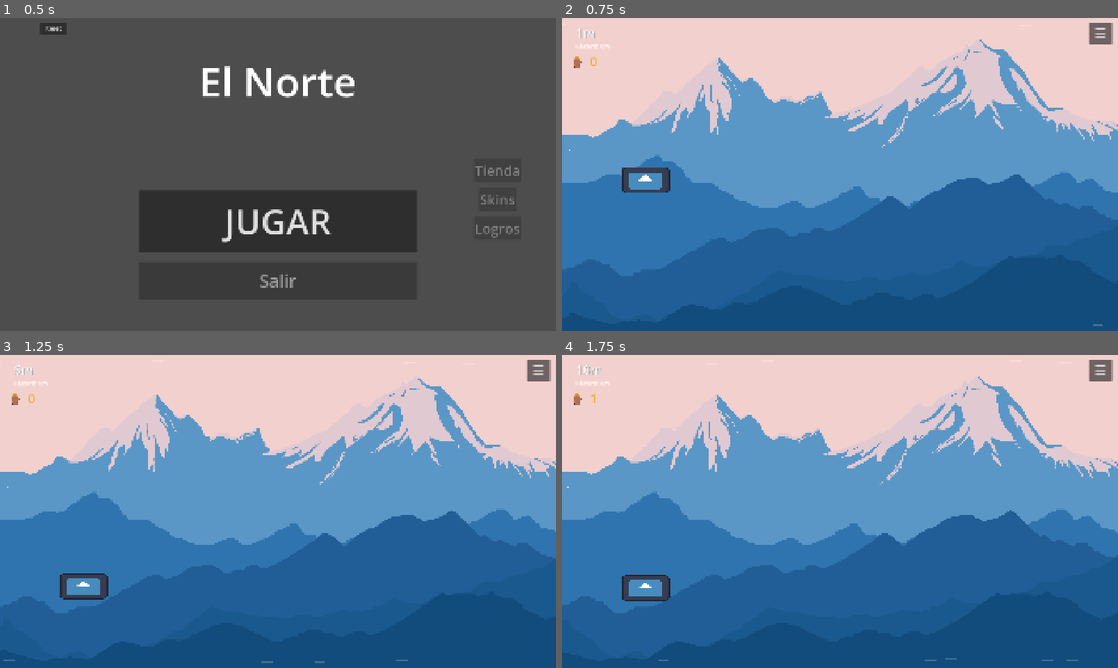
Above: before the commit, frames 1-4 (two rows, left to right).
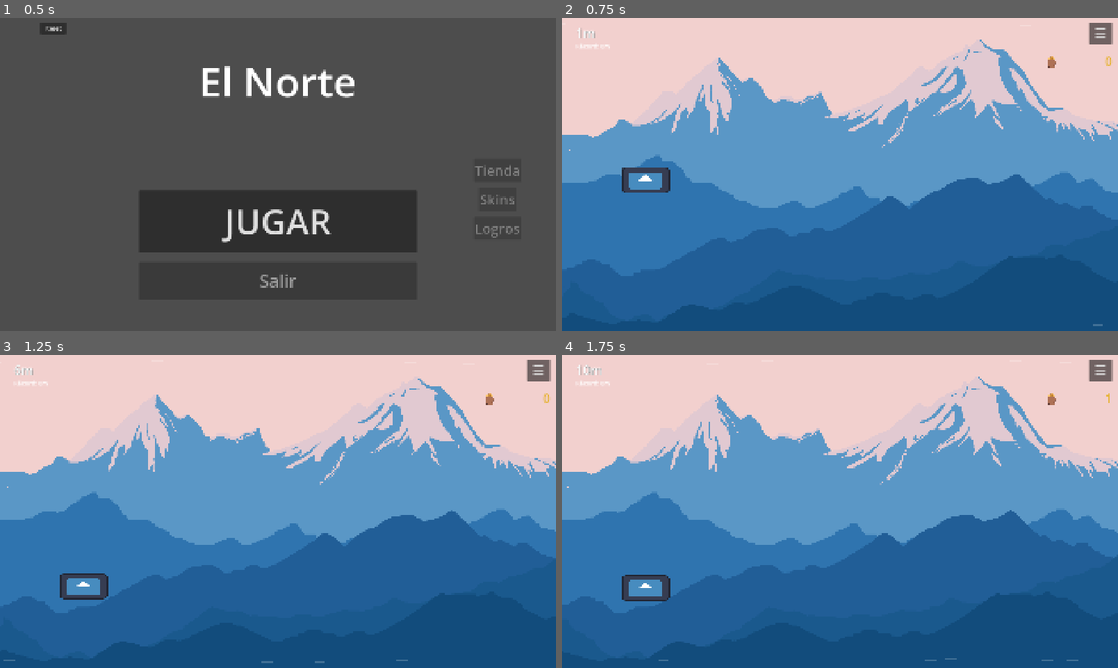
Above: after the commit, the same moments.

Repository: TomasMoreno21/El-Norte
Game: Godot game, scene res://scenes/menu/menu.tscn
Two runs of this game, one before a commit and one after it. Both use one fixed random seed, a clock stepped at 60 frames per second and the inputs below. The engine's default icon, where the game draws it, is replaced by a stand-in: a white triangle on a blue panel in a dark square.
Inputs (mouse positions are in pixels of both pictures, inside the frame that each line leads up to):
- Up to frame 1 (0.5 s): no input
- Up to frame 2 (0.75 s): click "JUGAR" at 0.5 s
- Up to frame 3 (1.25 s): no input
- Up to frame 4 (1.75 s): tap Enter at 1.25 s; move the mouse to (962, 495) at 1.27 s; hold D from 1.28 s (still down); tap Tab at 1.35 s; click (962, 495) at 1.42 s; tap Space at 1.52 s

Frame 1 is identical in both runs. In frame 2, 0.1% of the frame differs, in the area x 2-100%, y 12-16%; in frame 3, 0.1%; in frame 4, 0.1%.

Commit message:
fix: palitos layout reposicionado a la derecha

Diff:
--- a/scenes/hud/hud.gd
+++ b/scenes/hud/hud.gd
@@ -84,7 +84,7 @@
 	bolas_label.text = "Barro: %d" % amount
 
 func update_palitos(amount: int) -> void:
-	palitos_label.text = " %d" % amount
+	palitos_label.text = "%d" % amount
 
 func update_powerups(shield_remaining: float, turbo_remaining: float, x2: bool, x2p: float = 0.0) -> void:
 	var parts := []
--- a/scenes/hud/hud.tscn
+++ b/scenes/hud/hud.tscn
@@ -38,30 +38,35 @@
 theme_override_font_sizes/font_size = 32
 horizontal_alignment = 2
 
-[node name="PalitosLabel" type="Label" parent="." unique_id=1892457836]
-anchors_preset = 1
-anchor_left = 1.0
-anchor_right = 1.0
-offset_left = -1835.0
-offset_top = 119.0
-offset_right = -1685.0
-offset_bottom = 180.0
-grow_horizontal = 0
-theme_override_colors/font_color = Color(0.9, 0.7, 0.2, 1)
-theme_override_font_sizes/font_size = 44
-
 [node name="PalitosEmoji" type="Label" parent="." unique_id=1892457837]
 anchors_preset = 1
 anchor_left = 1.0
-anchor_right = 1.0
-offset_left = -1889.0
+anchor_top = 0.0
+anchor_right = 1.0
+anchor_bottom = 0.0
+offset_left = -250.0
 offset_top = 118.0
-offset_right = -1829.0
+offset_right = -160.0
 offset_bottom = 179.0
 grow_horizontal = 0
 theme_override_colors/font_color = Color(0.9, 0.7, 0.2, 1)
 theme_override_font_sizes/font_size = 44
 text = "🪵"
+
+[node name="PalitosLabel" type="Label" parent="." unique_id=1892457836]
+anchors_preset = 1
+anchor_left = 1.0
+anchor_top = 0.0
+anchor_right = 1.0
+anchor_bottom = 0.0
+offset_left = -150.0
+offset_top = 118.0
+offset_right = -20.0
+offset_bottom = 179.0
+grow_horizontal = 0
+theme_override_colors/font_color = Color(0.9, 0.7, 0.2, 1)
+theme_override_font_sizes/font_size = 44
+horizontal_alignment = 2
 
 [node name="PowerUpLabel" type="Label" parent="." unique_id=988080970]
 anchors_preset = 10
